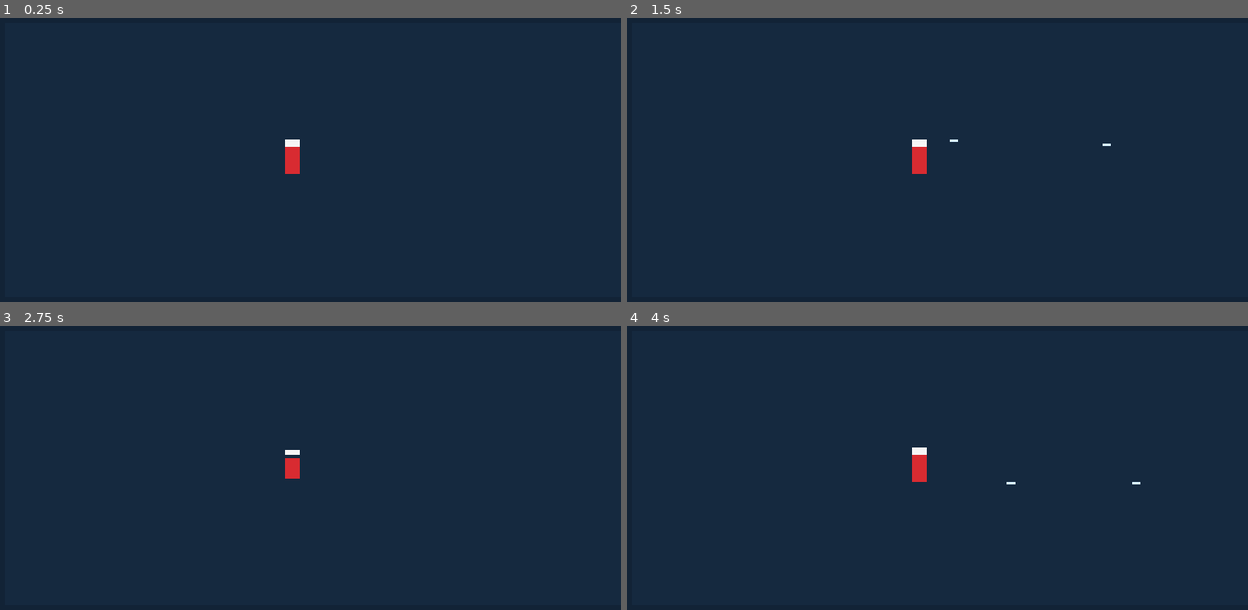
Above: before the commit, frames 1-4 (two rows, left to right).
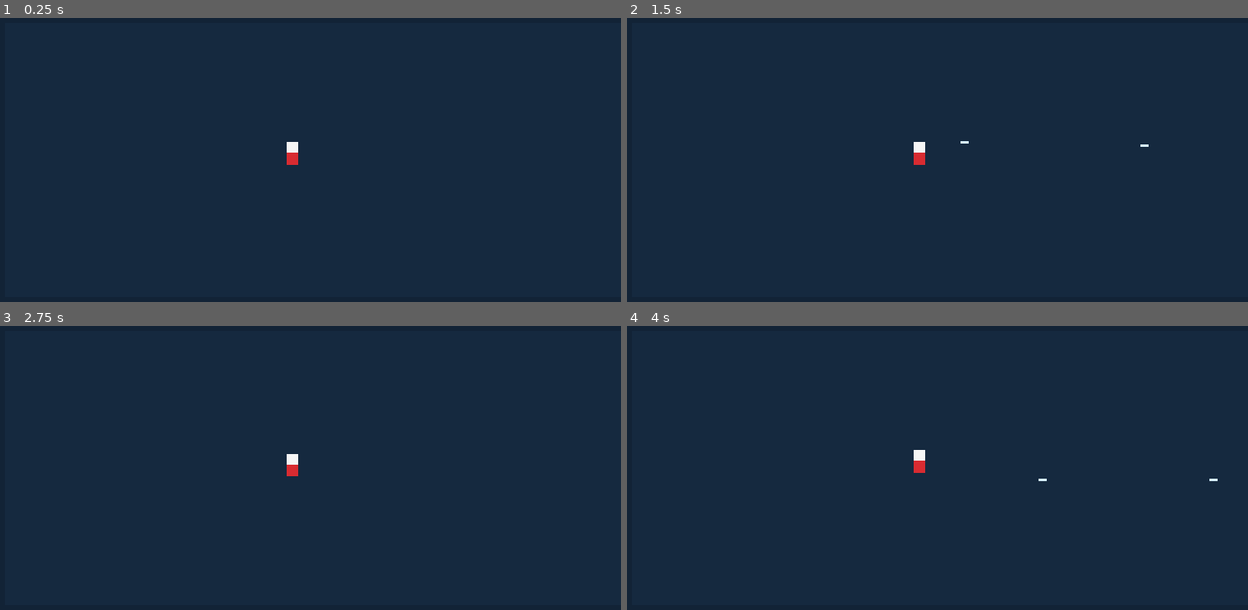
Above: after the commit, the same moments.

Repository: Olulan1/NQaB-agent-side
Game: Godot game, scene res://Main.tscn
Same seed, same stepped clock (60 frames per second), same inputs: the game is played once before the commit and once after it.
Inputs:
- Up to frame 1 (0.25 s): no input
- Up to frame 2 (1.5 s): tap Enter at 0.5 s; hold S (crouch) 0.53-1.28 s; hold D (move_right) from 0.53 s (still down); tap Space (jump) at 0.77, 1.07, 1.25 s; tap E (fire) at 0.8, 1.35 s
- Up to frame 3 (2.75 s): tap Space (jump) at 1.52, 1.55, 1.82, 2.1 s; release D (move_right) at 2.03 s; hold W (move_left, bound only after the commit) from 2.03 s (still down); hold S (crouch) from 2.03 s (still down)
- Up to frame 4 (4 s): release W (move_left, bound only after the commit) at 2.78 s; release S (crouch) at 2.78 s; hold D (move_right) from 2.78 s (still down); tap S (crouch) at 2.85 s; tap Space (jump) at 3.02, 3.32, 3.77, 3.8 s; tap E (fire) at 3.05, 3.6 s; tap Enter at 3.5 s

The runs differ from the first frame. In frame 1, 0.2% of the frame differs, in the area x 45-49%, y 42-55%; in frame 2, 0.2%; in frame 3, 0.2%; in frame 4, 0.2%, in the area x 45-96%, y 42-56%.

Commit message:
cd-4th-ia

Diff:
--- a/Player.gd
+++ b/Player.gd
@@ -1,22 +1,25 @@
 extends CharacterBody2D
 
-@export var speed: float = 240.0
-@export var crouch_speed: float = 140.0
-@export var jump_velocity: float = -420.0
-@export var gravity: float = 1400.0
+@export var speed: float = 96.0
+@export var crouch_speed: float = 64.0
+@export var jump_velocity: float = -360.0
+@export var gravity: float = 1200.0
 @export var projectile_scene: PackedScene = preload("res://Projectile.tscn")
 @export var projectile_spawn_offset: Vector2 = Vector2(18.0, -8.0)
 @export var crouched_projectile_spawn_offset: Vector2 = Vector2(18.0, -2.0)
 @export var fire_cooldown: float = 0.18
 
 @onready var collision_shape: CollisionShape2D = $CollisionShape2D
-@onready var body_top: Polygon2D = $BodyTop
-@onready var body_bottom: Polygon2D = $BodyBottom
+@onready var visual_root: Node2D = $VisualRoot
 @onready var muzzle: Marker2D = $Muzzle
 
 var facing: int = 1
 var fire_timer: float = 0.0
 var crouching: bool = false
+
+
+func _ready() -> void:
+	_configure_inputs()
 
 
 func _physics_process(delta: float) -> void:
@@ -48,20 +51,35 @@
 	move_and_slide()
 
 
+func _configure_inputs() -> void:
+	_bind_key("move_left", KEY_W)
+	_bind_key("move_right", KEY_D)
+	_bind_key("jump", KEY_SPACE)
+	_bind_key("crouch", KEY_S)
+	_bind_key("fire", KEY_E)
+
+
+func _bind_key(action_name: StringName, keycode: Key) -> void:
+	if not InputMap.has_action(action_name):
+		InputMap.add_action(action_name)
+	InputMap.action_erase_events(action_name)
+	var event := InputEventKey.new()
+	event.physical_keycode = keycode
+	InputMap.action_add_event(action_name, event)
+
+
 func _update_crouch_state() -> void:
 	var shape := collision_shape.shape as RectangleShape2D
 	if shape == null:
 		return
 
 	if crouching:
-		shape.size = Vector2(24.0, 32.0)
-		body_top.scale = Vector2(1.0, 0.72)
-		body_bottom.scale = Vector2(1.0, 0.72)
-		collision_shape.position = Vector2(0.0, 8.0)
+		shape.size = Vector2(20.0, 28.0)
+		visual_root.position = Vector2(0.0, 6.0)
+		collision_shape.position = Vector2(0.0, 6.0)
 	else:
-		shape.size = Vector2(24.0, 48.0)
-		body_top.scale = Vector2.ONE
-		body_bottom.scale = Vector2.ONE
+		shape.size = Vector2(20.0, 40.0)
+		visual_root.position = Vector2.ZERO
 		collision_shape.position = Vector2.ZERO
 
 
--- a/Player.tscn
+++ b/Player.tscn
@@ -3,7 +3,7 @@
 [ext_resource type="Script" path="res://Player.gd" id="1_player_script"]
 
 [sub_resource type="RectangleShape2D" id="1_player_shape"]
-size = Vector2(24, 48)
+size = Vector2(20, 40)
 
 [node name="Player" type="CharacterBody2D"]
 script = ExtResource("1_player_script")
@@ -11,18 +11,20 @@
 [node name="CollisionShape2D" type="CollisionShape2D" parent="."]
 shape = SubResource("1_player_shape")
 
-[node name="BodyTop" type="Polygon2D" parent="."]
-position = Vector2(0, -12)
-polygon = PackedVector2Array(-12, -12, 12, -12, 12, 0, -12, 0)
+[node name="VisualRoot" type="Node2D" parent="."]
+
+[node name="BodyTop" type="Polygon2D" parent="VisualRoot"]
+position = Vector2(0, -10)
+polygon = PackedVector2Array(-10, -10, 10, -10, 10, 10, -10, 10)
 color = Color(0.968627, 0.968627, 0.968627, 1)
 
-[node name="BodyBottom" type="Polygon2D" parent="."]
-position = Vector2(0, 12)
-polygon = PackedVector2Array(-12, -24, 12, -24, 12, 24, -12, 24)
+[node name="BodyBottom" type="Polygon2D" parent="VisualRoot"]
+position = Vector2(0, 10)
+polygon = PackedVector2Array(-10, -10, 10, -10, 10, 10, -10, 10)
 color = Color(0.85098, 0.172549, 0.192157, 1)
 
 [node name="Muzzle" type="Marker2D" parent="."]
-position = Vector2(18, -8)
+position = Vector2(16, -6)
 
 [node name="Camera2D" type="Camera2D" parent="."]
 current = true
--- a/project.godot
+++ b/project.godot
@@ -20,29 +20,6 @@
 window/stretch/mode="canvas_items"
 window/stretch/aspect="expand"
 
-[input]
-
-move_left={
-"deadzone": 0.5,
-"events": [Object(InputEventKey,"physical_keycode":65), Object(InputEventKey,"physical_keycode":4194304)]
-}
-move_right={
-"deadzone": 0.5,
-"events": [Object(InputEventKey,"physical_keycode":68), Object(InputEventKey,"physical_keycode":4194303)]
-}
-jump={
-"deadzone": 0.5,
-"events": [Object(InputEventKey,"physical_keycode":32), Object(InputEventKey,"physical_keycode":4194306)]
-}
-crouch={
-"deadzone": 0.5,
-"events": [Object(InputEventKey,"physical_keycode":83), Object(InputEventKey,"physical_keycode":4194305)]
-}
-fire={
-"deadzone": 0.5,
-"events": [Object(InputEventKey,"physical_keycode":69)]
-}
-
 [physics]
 
 3d/physics_engine="Jolt Physics"
